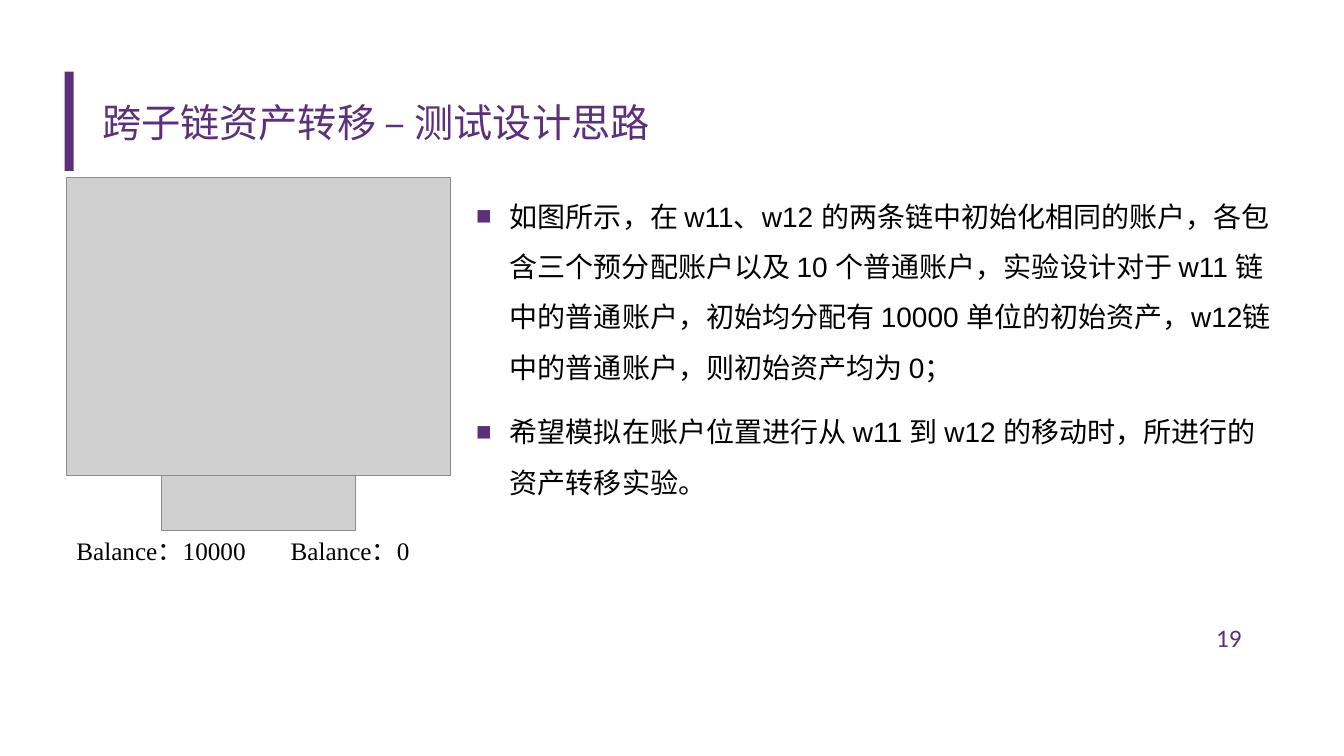
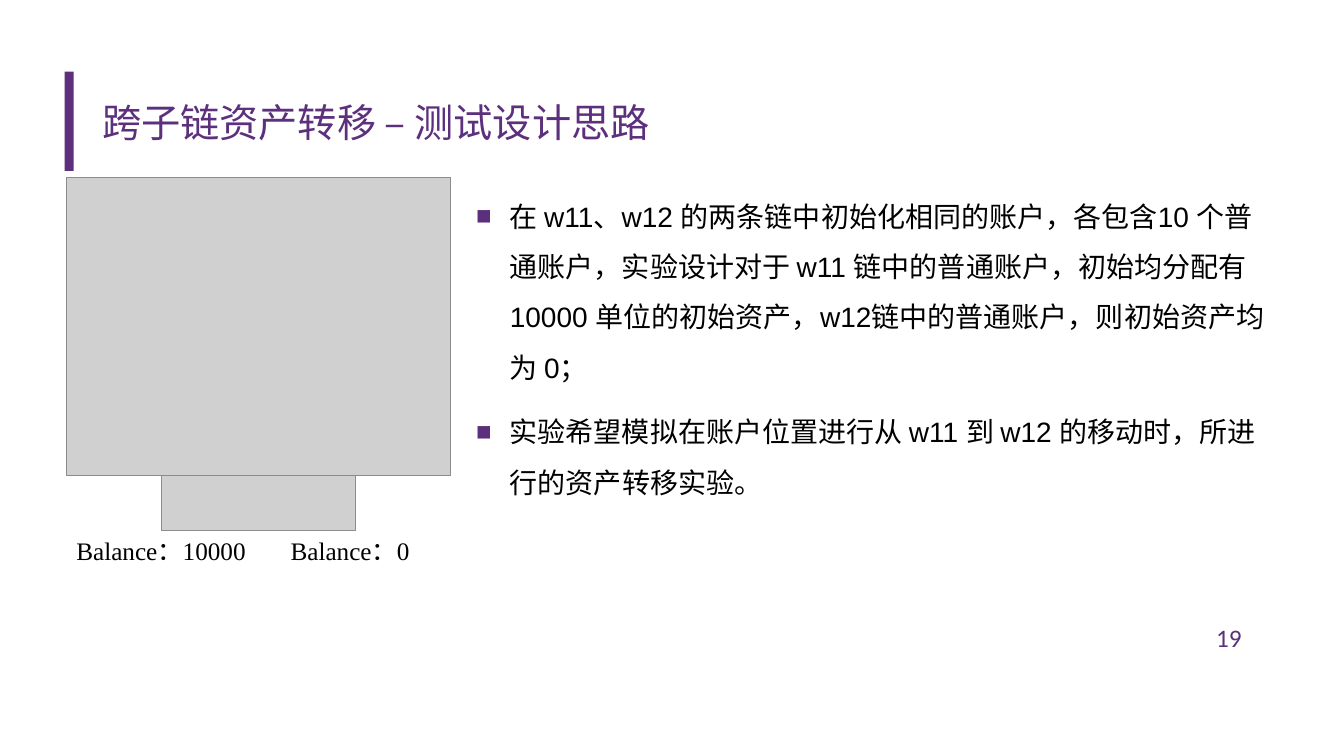
Before and after one commit to diyz19/GraduationDesign, a slide deck: slide 19 of FinalThesis/答辩ppt.pptx. Drawn at 1344x756 pixels with LibreOffice and Linux fonts; fonts in the diff are those of the drawing; grey boxes stand for pictures; background and template pictures are left out. Boxes give left, top, right and bottom in pixels: in the first picture for what was removed or moved away, otherwise in the second. Text is boxed around its words. In the diff, an @@ line names an element or a change of style, - is before the commit and + after.

```diff
--- a/FinalThesis/答辩ppt.pptx
+++ b/FinalThesis/答辩ppt.pptx
@@ text at (x1=510, y1=203, x2=1265, y2=496): text changed @@
-■ 如图所示，在 w11、w12 的两条链中初始化相同的账户，各包含三个预分配账户以及 10 个普通账户，实验设计对于 w11 链中的普通账户，初始均分配有 10000 单位的初始资产，w12链中的普通账户，则初始资产均为 0；
-■ 希望模拟在账户位置进行从 w11 到 w12 的移动时，所进行的资产转移实验。
+■ 在 w11、w12 的两条链中初始化相同的账户，各包含10 个普通账户，实验设计对于 w11 链中的普通账户，初始均分配有 10000 单位的初始资产，w12链中的普通账户，则初始资产均为 0；
+■ 实验希望模拟在账户位置进行从 w11 到 w12 的移动时，所进行的资产转移实验。
```
Also in this commit, not shown: 17 other slides changed, 2 slides added, 1 slide removed, 4 other files.
